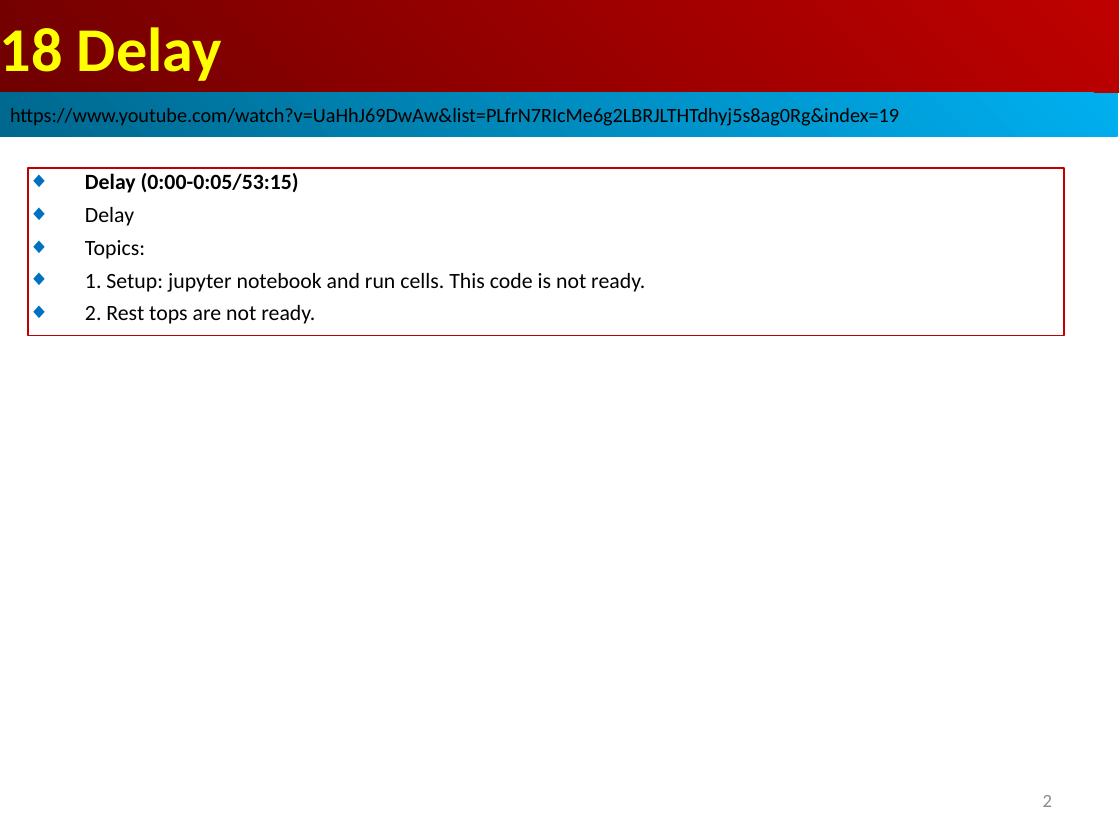
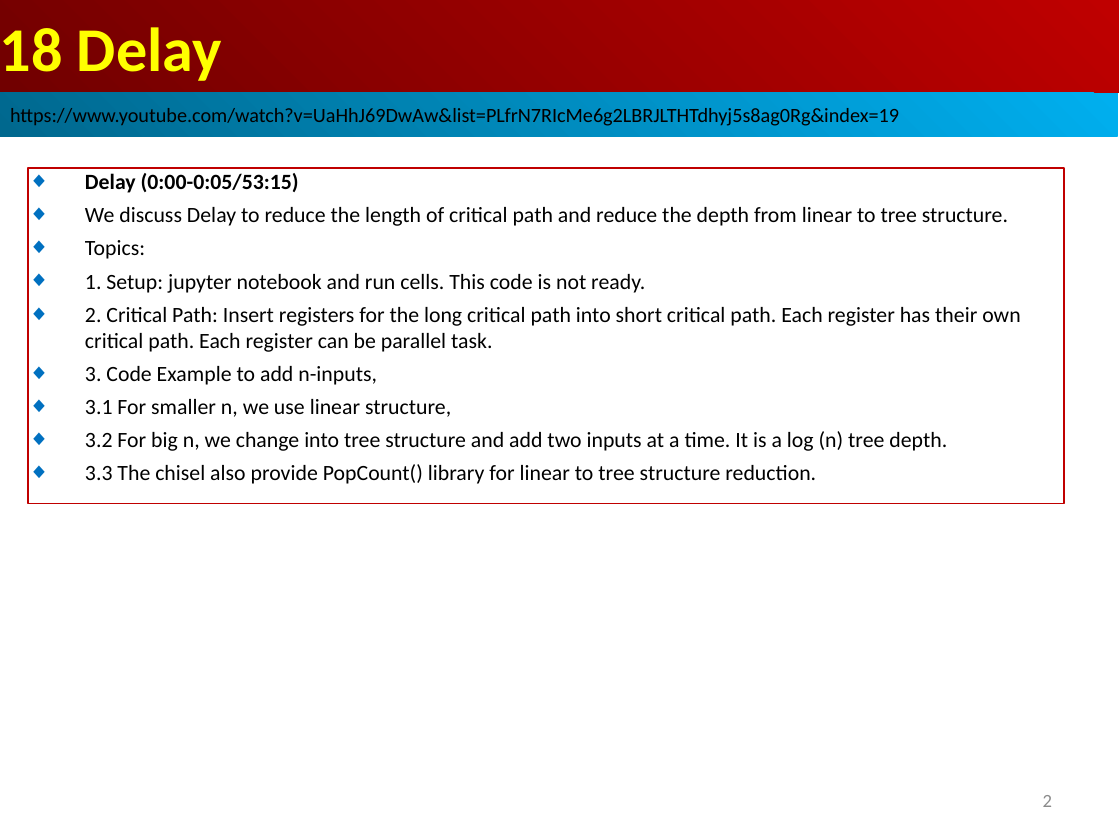
Before and after one commit to peterhchen/AIU_CS800_Chisel, a slide deck: slide 2 of 500_UCSC_HWD/018_Delay/000_Video/018.Delay.ppt. Drawn at 1120x840 pixels with LibreOffice and Linux fonts; fonts in the diff are those of the drawing. Boxes give left, top, right and bottom in pixels: in the first picture for what was removed or moved away, otherwise in the second. Text is boxed around its words. In the diff, an @@ line names an element or a change of style, - is before the commit and + after.

```diff
--- a/500_UCSC_HWD/018_Delay/000_Video/018.Delay.ppt
+++ b/500_UCSC_HWD/018_Delay/000_Video/018.Delay.ppt
@@ rectangle removed at (x1=28, y1=168, x2=1064, y2=336) @@
-◆ Delay (0:00-0:05/53:15)
-◆ Delay
-◆ Topics:
-◆ 1. Setup: jupyter notebook and run cells. This code is not ready.
-◆ 2. Rest tops are not ready.
@@ rectangle added at (x1=28, y1=168, x2=1064, y2=504), outline #C00000 0.74 pt, 14 pt, text #000000 @@
+◆ Delay (0:00-0:05/53:15)
+◆ We discuss Delay to reduce the length of critical path and reduce the depth from linear to tree structure.
+◆ Topics:
+◆ 1. Setup: jupyter notebook and run cells. This code is not ready.
+◆ 2. Critical Path: Insert registers for the long critical path into short critical path. Each register has their own critical path. Each register can be parallel task.
+◆ 3. Code Example to add n-inputs,
+◆ 3.1 For smaller n, we use linear structure,
+◆ 3.2 For big n, we change into tree structure and add two inputs at a time. It is a log (n) tree depth.
+◆ 3.3 The chisel also provide PopCount() library for linear to tree structure reduction.
```
Also in this commit, not shown: 2 other slides changed, 22 slides added.
